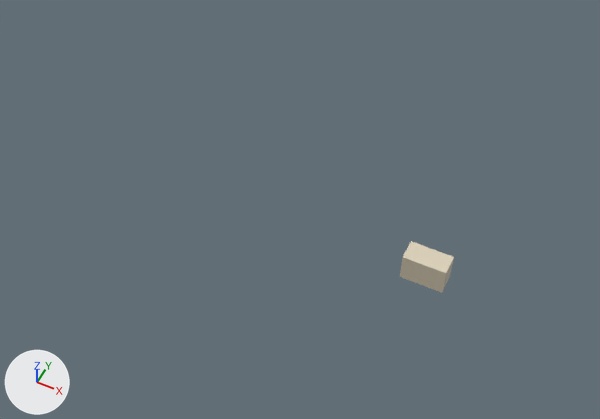
The FBX model samples/fbx/sample_FBX200611_binary.fbx as it was, and as the next commit left it.
Before and after are seen from a 50 mm camera at (11.3, -55.2, 76.8) aimed at (-20.5, 8.4, -2.7). Every picture has the same lights, and +X, +Y and +Z are marked at lower left.
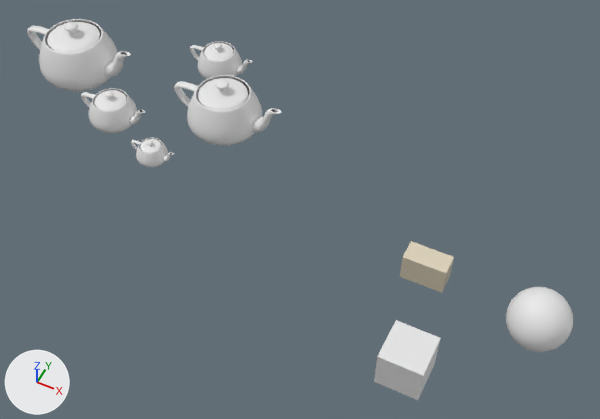
Commit message: samples updated

Pixel boxes (x1, y1, x2, y2) of what changed, in the pictures (600 x 419 px):
'Teapot_as_box', added
    after: (27, 19, 131, 92)
'Teapot_default', added
    after: (174, 75, 282, 146)
'Sphere001', added
    after: (506, 287, 573, 352)
'Cube', added
    after: (374, 320, 441, 400)
'Teapot_frozen', added
    after: (81, 88, 145, 133)
'Teapot_no_render', added
    after: (190, 41, 253, 79)
'Teapot_invisible', added
    after: (131, 137, 174, 167)

What changed in the scene script:
```text
Add me_teapot_frozen_ncl1_1:
    me_teapot_frozen_ncl1_1.from_pydata(...)  # 821 vertices, 800 faces; spans x -4.88..5.58, y -3.25..3.25, z 0.0..5.12
Add me_teapot_as_box_ncl1_1:
    me_teapot_as_box_ncl1_1.from_pydata(...)  # 821 vertices, 800 faces; spans x -8.3..9.5, y -5.5..5.5, z 0.0..8.7
Add me_teapot_no_render_ncl1_1:
    me_teapot_no_render_ncl1_1.from_pydata(...)  # 821 vertices, 800 faces; spans x -5.11..5.85, y -3.41..3.41, z 0.0..5.37
Add me_cube_ncl1_1:
    me_cube_ncl1_1.from_pydata(...)  # a box spanning x -2.5..2.5, y -2.5..2.5, z 0.0..5.0
Add me_teapot_invisible_ncl1_1:
    me_teapot_invisible_ncl1_1.from_pydata(...)  # 2081 vertices, 2048 faces; spans x -3.09..3.54, y -2.06..2.06, z 0.0..3.25
Add me_teapot_default_ncl1_1:
    me_teapot_default_ncl1_1.from_pydata(...)  # 2081 vertices, 2048 faces; spans x -7.5..8.6, y -5.0..5.0, z 0.0..7.9
Add me_sphere001_ncl1_1:
    me_sphere001_ncl1_1.from_pydata(...)  # a UV sphere (32 segments, 16 rings, poles along z) spanning x -3.5..3.5, y -3.5..3.5, z -3.5..3.5
Add ob_teapot_frozen:
    ob_teapot_frozen = bpy.data.objects.new('Teapot_frozen', me_teapot_frozen_ncl1_1)
    ob_teapot_frozen.location = (-49.1, 9.3, 0.0)
Add ob_teapot_as_box:
    ob_teapot_as_box = bpy.data.objects.new('Teapot_as_box', me_teapot_as_box_ncl1_1)
    ob_teapot_as_box.location = (-59.1, 15.6, 0.0)
Add ob_teapot_no_render:
    ob_teapot_no_render = bpy.data.objects.new('Teapot_no_render', me_teapot_no_render_ncl1_1)
    ob_teapot_no_render.location = (-45.0, 30.0, -5.0)
Add ob_cube:
    ob_cube = bpy.data.objects.new('Cube', me_cube_ncl1_1)
    ob_cube.location = (0.5, -8.5, -1.5)
Add ob_teapot_invisible:
    ob_teapot_invisible = bpy.data.objects.new('Teapot_invisible', me_teapot_invisible_ncl1_1)
    ob_teapot_invisible.location = (-40.5, 5.5, 0.0)
Add ob_teapot_default:
    ob_teapot_default = bpy.data.objects.new('Teapot_default', me_teapot_default_ncl1_1)
    ob_teapot_default.location = (-35.0, 15.0, 0.0)
Add ob_sphere001:
    ob_sphere001 = bpy.data.objects.new('Sphere001', me_sphere001_ncl1_1)
    ob_sphere001.location = (11.5, 2.0, 2.0)
```
